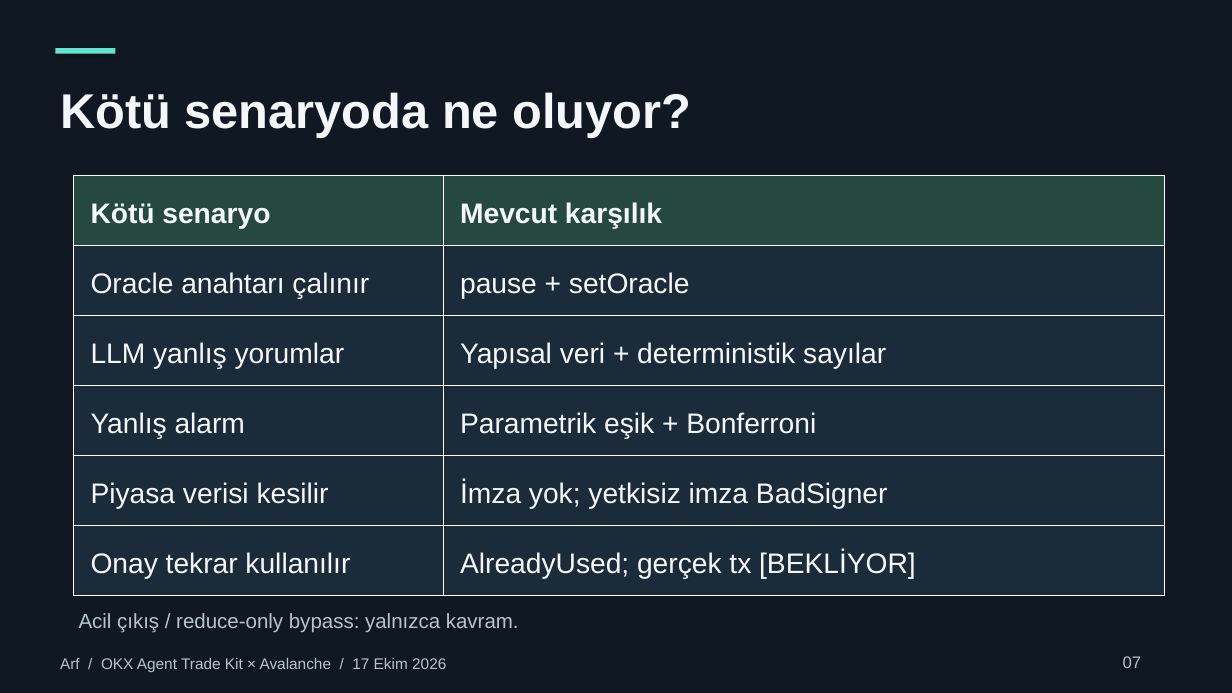
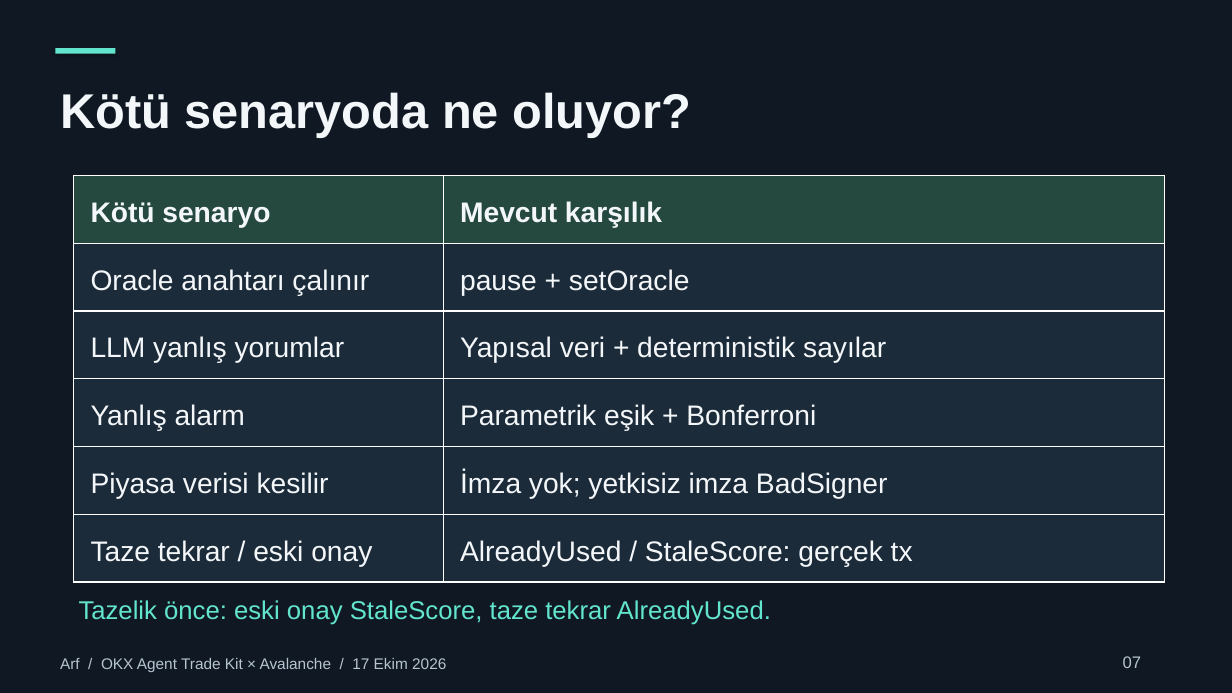
Before and after one commit to akifaybek/arf, a slide deck: slide 7 of presentation/Arf.pptx. Drawn at 1232x693 pixels with LibreOffice and Linux fonts; fonts in the diff are those of the drawing. Boxes give left, top, right and bottom in pixels: in the first picture for what was removed or moved away, otherwise in the second. Text is boxed around its words. In the diff, an @@ line names an element or a change of style, - is before the commit and + after.

Commit message:
docs: gercek replay ve tazelik kanitlarini guncelle

```diff
--- a/presentation/Arf.pptx
+++ b/presentation/Arf.pptx
@@ table at box(74, 176, 1165, 582) @@
-row 6, column 1: Onay tekrar kullanılır
+row 6, column 1: Taze tekrar / eski onay
-row 6, column 2: AlreadyUsed; gerçek tx [BEKLİYOR]
+row 6, column 2: AlreadyUsed / StaleScore: gerçek tx
@@ text at box(79, 600, 771, 625): text changed; size 16 to 20 pt; text colour #B6C4D1 to #62E4CD @@
-Acil çıkış / reduce-only bypass: yalnızca kavram.
+Tazelik önce: eski onay StaleScore, taze tekrar AlreadyUsed.
```
Also in this commit, not shown: 1 other slide changed, 6 other files.
